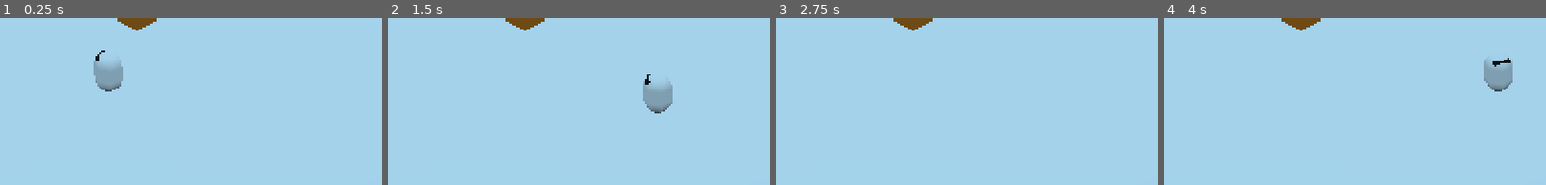
Above: before the commit, frames 1-4 (left to right).
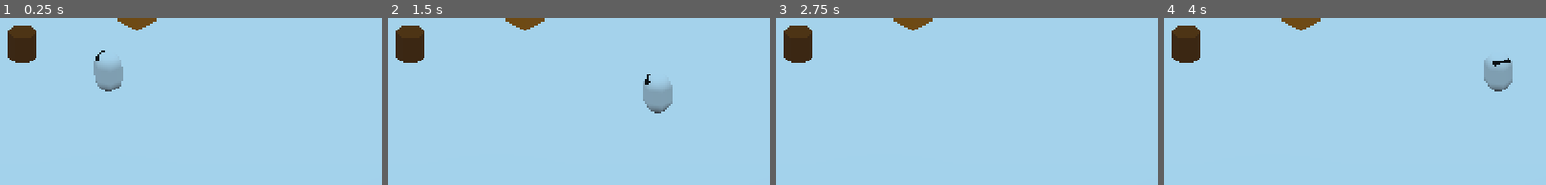
Above: after the commit, the same moments.

Repository: guilhermehto/ludum-dare-46
Game: Godot game, scene res://Game.tscn
Same seed, same stepped clock (60 frames per second), same inputs: the game is played once before the commit and once after it.
Inputs (mouse positions are % of the whole screen's width and height, from its top left):
- Up to frame 1 (0.25 s): no input
- Up to frame 2 (1.5 s): tap Enter at 0.5 s; move the mouse to (72, 29) at 0.52 s; hold D (move_right) 0.53-1.28 s; move the mouse to (30, 42) at 1.27 s; hold S (move_down) from 1.28 s (still down)
- Up to frame 3 (2.75 s): move the mouse to (60, 7) at 2.02 s; release S (move_down) at 2.03 s; hold D (move_right) from 2.03 s (still down)
- Up to frame 4 (4 s): move the mouse to (45, 61) at 2.77 s; release D (move_right) at 2.78 s; hold W (move_up) 2.78-3.53 s; move the mouse to (80, 55) at 3.52 s; hold A (move_left) from 3.53 s (still down)
The pictures show only the part of the screen within x 36-86%, y 26-75%; the shares and areas given below are measured in that part.

The runs differ from the first frame. In frame 1, 1.6% of the frame differs, in the area x 2-10%, y 4-27%; in frame 2, 1.6%; in frame 3, 1.6%; in frame 4, 1.6%.

Commit message:
Added first tree and growth system

Diff:
--- a/Game.tscn
+++ b/Game.tscn
@@ -1,8 +1,9 @@
-[gd_scene load_steps=6 format=2]
+[gd_scene load_steps=7 format=2]
 
 [ext_resource path="res://actors/player/Player.tscn" type="PackedScene" id=1]
 [ext_resource path="res://Game.gd" type="Script" id=2]
 [ext_resource path="res://static/bonfire/Bonfire.tscn" type="PackedScene" id=3]
+[ext_resource path="res://static/trees/normal/Tree.tscn" type="PackedScene" id=4]
 
 [sub_resource type="PlaneMesh" id=1]
 size = Vector2( 50, 50 )
@@ -32,3 +33,6 @@
 size = 30.0
 
 [node name="Player" parent="." instance=ExtResource( 1 )]
+
+[node name="Tree" parent="." instance=ExtResource( 4 )]
+transform = Transform( 1, 0, 0, 0, 1, 0, 0, 0, 1, -6, 0, -5 )
--- /dev/null
+++ b/static/trees/normal/Tree.gd
@@ -0,0 +1,39 @@
+extends Spatial
+
+onready var timer : Timer = $Timer
+onready var mesh_instace : MeshInstance = $MeshInstance
+
+export var time_to_regrow_stage : float = 120.0
+export var stage_meshes = []
+export var initial_hp : float = 50.0
+
+var growth_stage = 3
+var current_hp = initial_hp
+
+func _ready() -> void:
+	timer.wait_time = time_to_regrow_stage
+
+func _fall() -> void:
+	# drop stuff
+	growth_stage = 1
+	timer.start()
+	mesh_instace.mesh = stage_meshes[0]
+
+func _on_Timer_timeout() -> void:
+	growth_stage += 1
+	mesh_instace.mesh = stage_meshes[growth_stage - 1]
+
+	if growth_stage < 3:
+		timer.start()
+	else:
+		current_hp = initial_hp
+
+func hit(damage: float) -> void:
+	# todo: animations and shit
+	if growth_stage != 3:
+		# maybe destroy the tree?
+		return
+	current_hp -= damage
+	if current_hp <= 0:
+		_fall()
+		timer.start()
--- /dev/null
+++ b/static/trees/normal/Tree.tscn
@@ -0,0 +1,19 @@
+[gd_scene load_steps=5 format=2]
+
+[ext_resource path="res://static/trees/normal/Tree.gd" type="Script" id=1]
+[ext_resource path="res://static/trees/normal/normal-stage-1.tres" type="CylinderMesh" id=2]
+[ext_resource path="res://static/trees/normal/normal-stage-3.tres" type="CylinderMesh" id=3]
+[ext_resource path="res://static/trees/normal/normal-stage-2.tres" type="CylinderMesh" id=4]
+
+[node name="Tree" type="Spatial"]
+script = ExtResource( 1 )
+time_to_regrow_stage = 5.0
+stage_meshes = [ ExtResource( 2 ), ExtResource( 4 ), ExtResource( 3 ) ]
+
+[node name="MeshInstance" type="MeshInstance" parent="."]
+mesh = ExtResource( 3 )
+material/0 = null
+
+[node name="Timer" type="Timer" parent="."]
+one_shot = true
+[connection signal="timeout" from="Timer" to="." method="_on_Timer_timeout"]
--- /dev/null
+++ b/static/trees/normal/normal-stage-1.tres
@@ -0,0 +1,8 @@
+[gd_resource type="CylinderMesh" load_steps=2 format=2]
+
+[sub_resource type="SpatialMaterial" id=1]
+albedo_color = Color( 0.478431, 0.235294, 0, 1 )
+
+[resource]
+material = SubResource( 1 )
+radial_segments = 8
--- /dev/null
+++ b/static/trees/normal/normal-stage-2.tres
@@ -0,0 +1,9 @@
+[gd_resource type="CylinderMesh" load_steps=2 format=2]
+
+[sub_resource type="SpatialMaterial" id=1]
+albedo_color = Color( 0.478431, 0.235294, 0, 1 )
+
+[resource]
+material = SubResource( 1 )
+height = 3.0
+radial_segments = 8
--- /dev/null
+++ b/static/trees/normal/normal-stage-3.tres
@@ -0,0 +1,9 @@
+[gd_resource type="CylinderMesh" load_steps=2 format=2]
+
+[sub_resource type="SpatialMaterial" id=1]
+albedo_color = Color( 0.478431, 0.235294, 0, 1 )
+
+[resource]
+material = SubResource( 1 )
+height = 4.0
+radial_segments = 8
